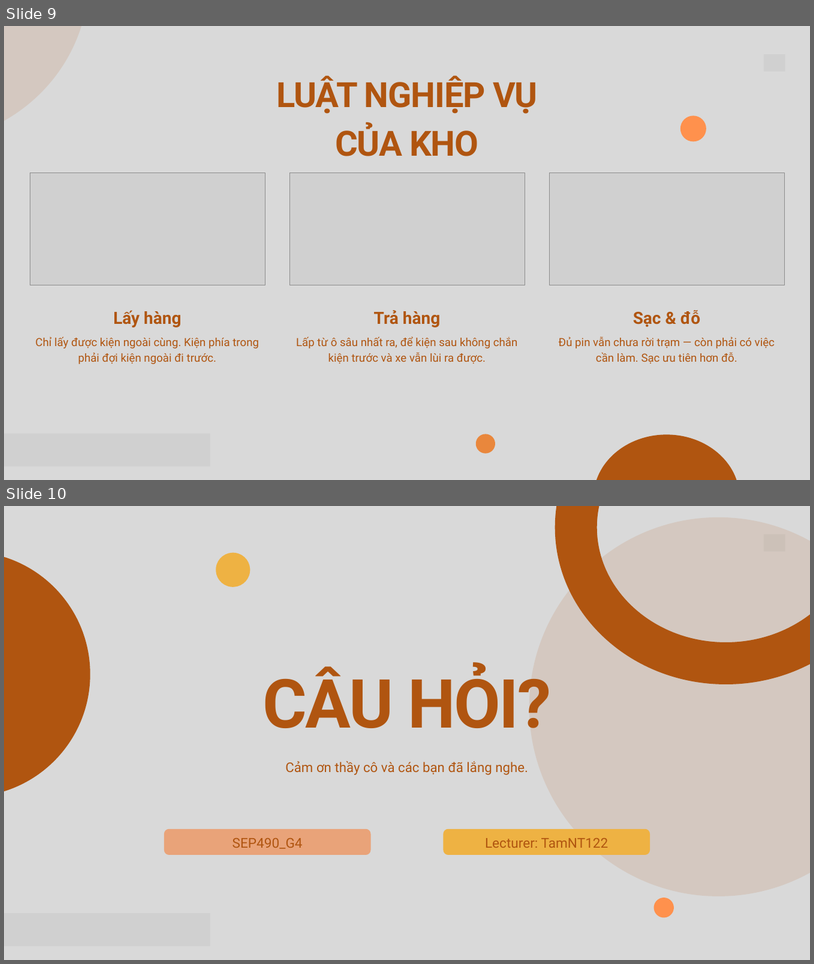
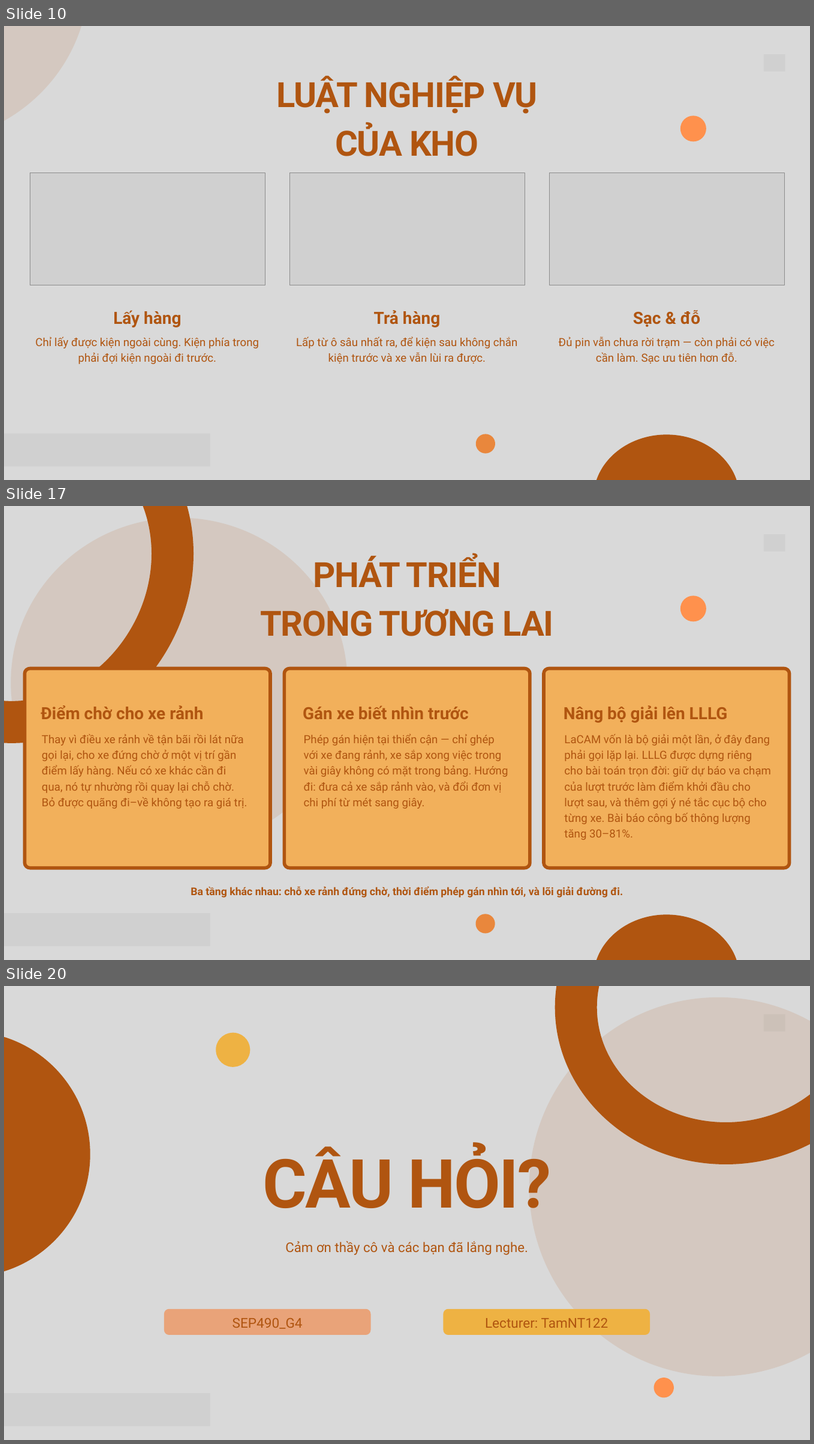
Before and after one commit to arishem51/wes, a slide deck: slide/WES-SEP490_G4.pptx. Shown one above the other, each under a label of ours: slides 9 and 10 before the commit, slides 10, 17 and 20 after it; the slides between them are not shown. The pictures are 814x964 and 814x1444 pixels, drawn with LibreOffice and Linux fonts; fonts in the diff are those of the drawing; grey boxes stand for pictures. Boxes give left, top, right and bottom in pixels: in the first picture for what was removed or moved away, otherwise in the second. Text is boxed around its words. In the diff, an @@ line names an element or a change of style, - is before the commit and + after.

```diff
--- a/slide/WES-SEP490_G4.pptx
+++ b/slide/WES-SEP490_G4.pptx
@@ slide 17 added at <box>4,506,810,960</box>, background #D9D9D9 @@
@@ freeform shape added at <box>4,506,230,777</box>, outline #B05510 75 pt @@
@@ freeform shape added at <box>11,517,348,847</box>, fill #B05510 at 12% opacity @@
@@ picture added at <box>764,534,785,551</box> @@
@@ text added at <box>260,555,554,636</box>, 62 pt, text #B05510, bold @@
+PHÁT TRIỂN
+TRONG TƯƠNG LAI
@@ freeform shape added at <box>681,595,707,621</box>, fill #FF914D @@
@@ freeform shape added at <box>24,668,270,867</box>, fill #F2B05B, outline #B05510 6 pt @@
@@ freeform shape added at <box>284,668,530,867</box>, fill #F2B05B, outline #B05510 6 pt @@
@@ freeform shape added at <box>544,668,789,867</box>, fill #F2B05B, outline #B05510 6 pt @@
@@ text added at <box>41,705,203,719</box>, 30 pt, text #B05510, bold @@
+Điểm chờ cho xe rảnh
@@ text added at <box>303,706,469,719</box>, 30 pt, text #B05510, bold @@
+Gán xe biết nhìn trước
@@ text added at <box>564,705,728,723</box>, 30 pt, text #B05510, bold @@
+Nâng bộ giải lên LLLG
@@ text added at <box>42,734,248,808</box>, 20 pt, text #B05510 @@
+Thay vì điều xe rảnh về tận bãi rồi lát nữa gọi lại, cho xe đứng chờ ở một vị trí gần điểm lấy hàng. Nếu có xe khác cần đi qua, nó tự nhường rồi quay lại chỗ chờ. Bỏ được quãng đi–về không tạo ra giá trị.
@@ text added at <box>304,733,508,808</box>, 20 pt, text #B05510 @@
+Phép gán hiện tại thiển cận — chỉ ghép với xe đang rảnh, xe sắp xong việc trong vài giây không có mặt trong bảng. Hướng đi: đưa cả xe sắp rảnh vào, và đổi đơn vị chi phí từ mét sang giây.
@@ text added at <box>564,734,771,840</box>, 20 pt, text #B05510 @@
+LaCAM vốn là bộ giải một lần, ở đây đang phải gọi lặp lại. LLLG được dựng riêng cho bài toán trọn đời: giữ dự báo va chạm của lượt trước làm điểm khởi đầu cho lượt sau, và thêm gợi ý né tắc cục bộ cho từng xe. Bài báo công bố thông lượng tăng 30–81%.
@@ text added at <box>191,886,623,897</box>, 19 pt, text #B05510, bold @@
+Ba tầng khác nhau: chỗ xe rảnh đứng chờ, thời điểm phép gán nhìn tới, và lõi giải đường đi.
@@ picture added at <box>4,913,210,946</box> @@
@@ freeform shape added at <box>476,913,495,933</box>, fill #E9873C @@
@@ freeform shape added at <box>594,914,740,960</box>, fill #B05510 @@
@@ what was slide 9 is now slide 10 @@
@@ what was slide 10 is now slide 20 @@
```
Also in this commit, not shown: 2 slides changed, 9 other slides added, 8 other files.
